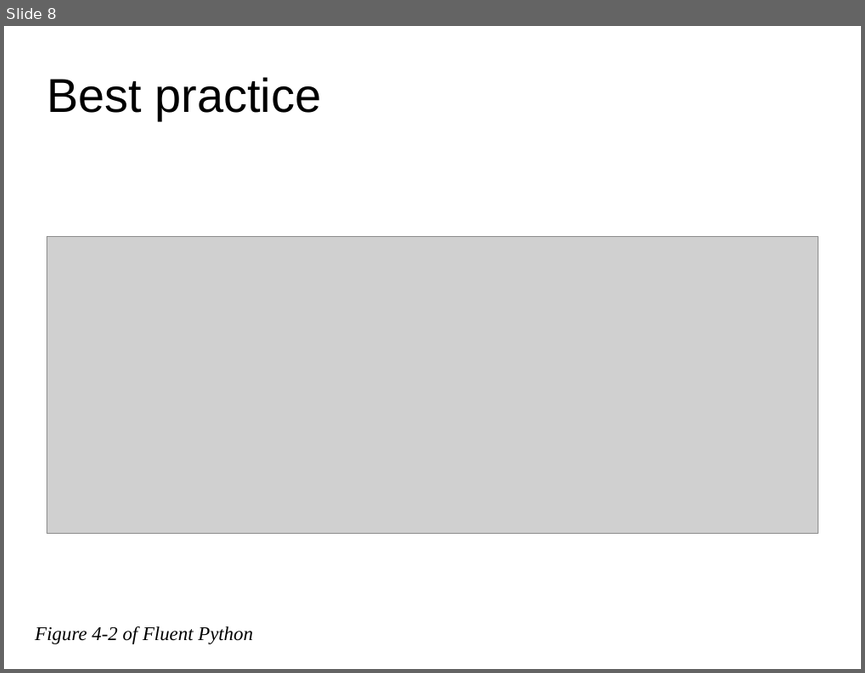
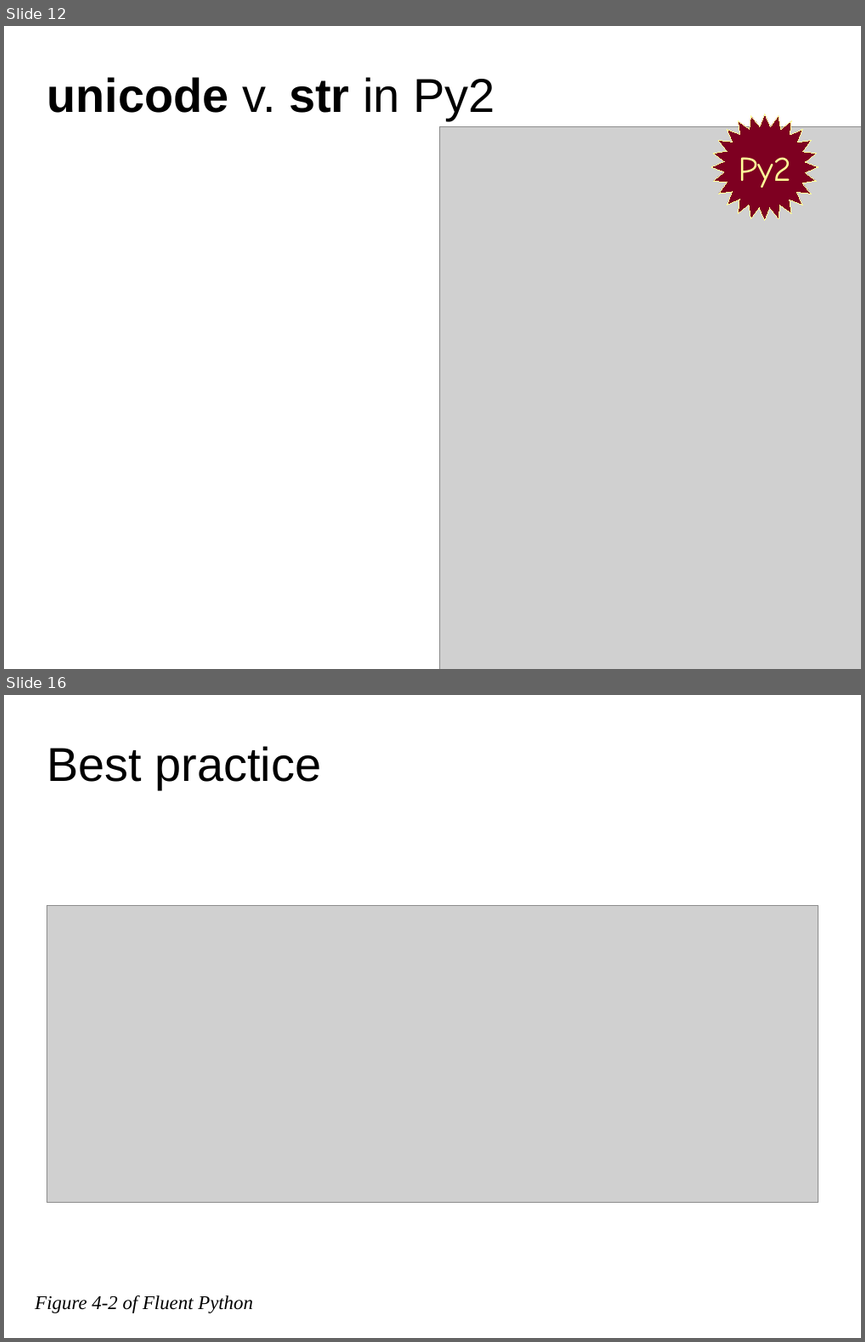
Before and after one commit to fluentpython/unicode-solutions, a slide deck: unicode-solutions.odp. Shown one above the other, each under a label of ours: slide 8 before the commit, slides 12 and 16 after it; the slides between them are not shown. The pictures are 865x673 and 865x1342 pixels, drawn with LibreOffice and Linux fonts; fonts in the diff are those of the drawing; grey boxes stand for pictures; background and template pictures are left out. Boxes give left, top, right and bottom in pixels: in the first picture for what was removed or moved away, otherwise in the second. Text is boxed around its words. In the diff, an @@ line names an element or a change of style, - is before the commit and + after.

```diff
--- a/unicode-solutions.odp
+++ b/unicode-solutions.odp
@@ slide 12 added at [4,26,861,669], background #FFFFFF @@
@@ title added at [46,77,494,120], 44 pt, text #000000, bold @@
+unicode v. str in Py2
@@ picture added at [439,127,861,669] @@
@@ freeform shape added at [711,114,818,221], fill #7E0021, outline #FFFF99 0 pt, 32 pt, text #FFFF99 @@
+Py2
@@ what was slide 8 is now slide 16 @@
```
Also in this commit, not shown: 6 slides changed, 11 other slides added, 9 other files.
